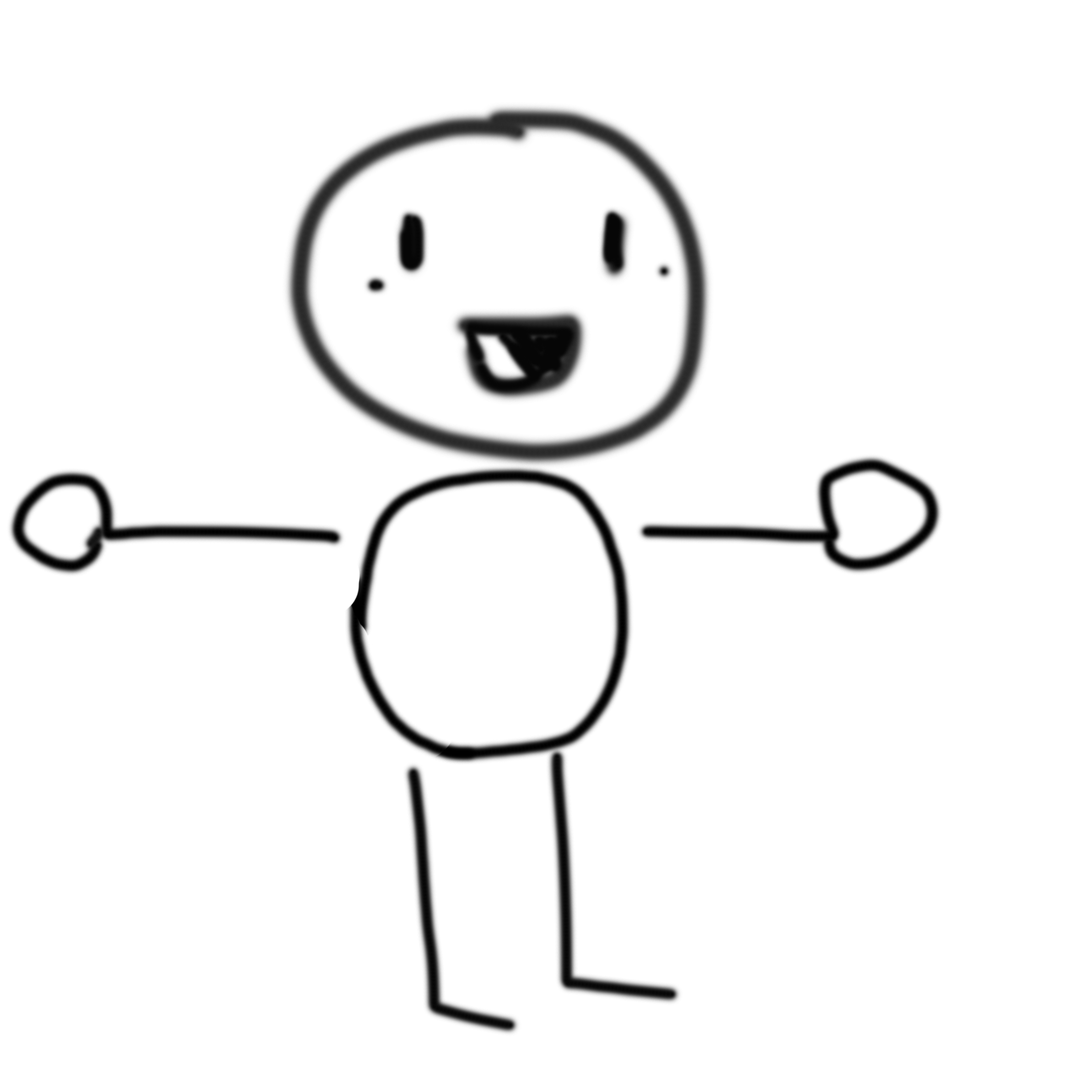
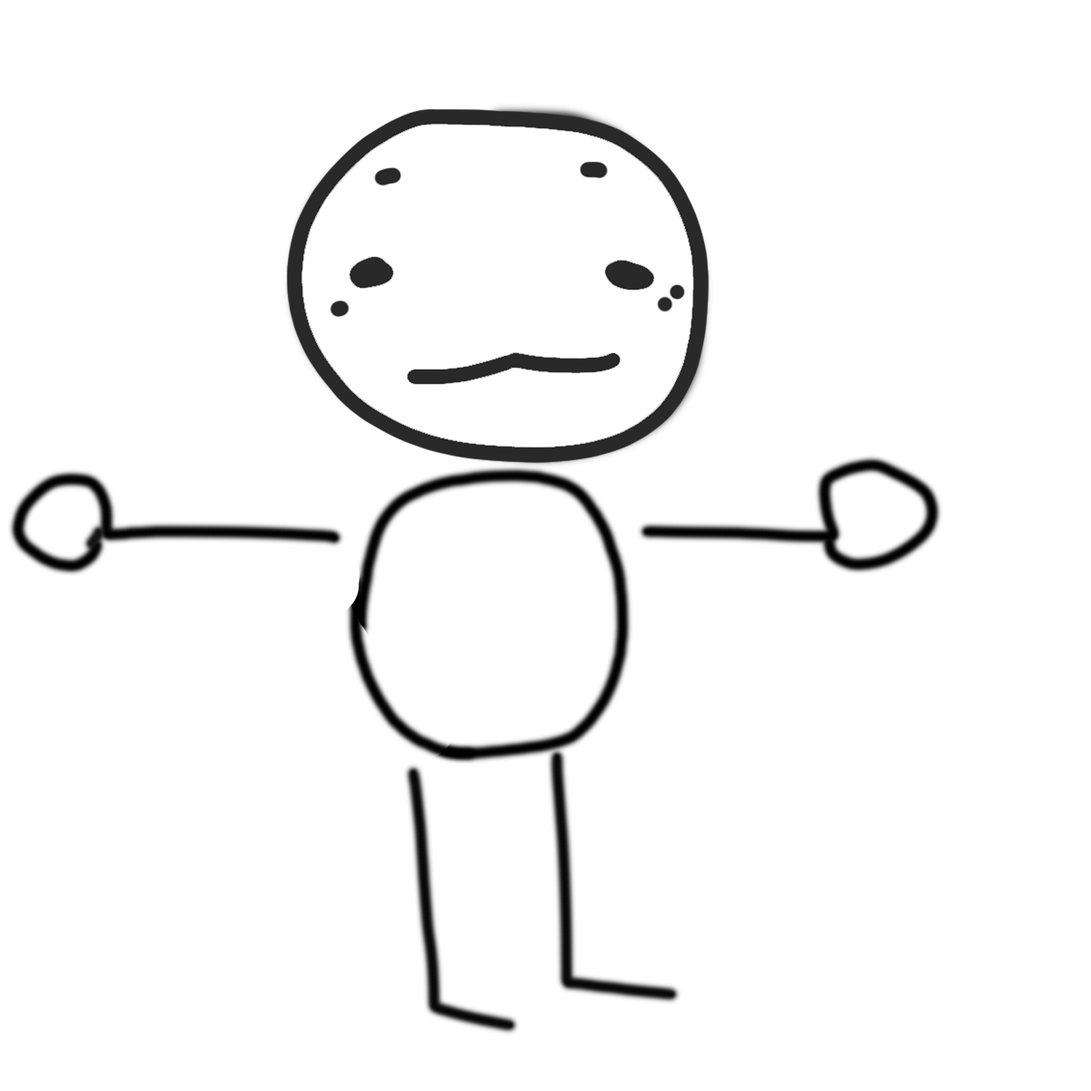
Two versions of the same layered image (1091×1091). Layer-by-layer changes:
added group "Heads" with 2 layers in group "Test" over [left=286, top=108, right=710, bottom=465]
added layer "Head 2" in group "Heads" over [left=286, top=108, right=710, bottom=465]
moved "Head" into group "Heads" over [left=286, top=108, right=710, bottom=465]
